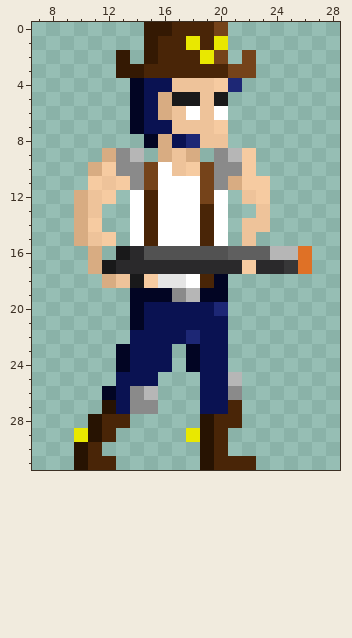
File history of a pixel-art sprite, assets/sprites/characters/coop/Shoot/0.png. That is the earlier state.
The file is 32x32 pixels. Colours within 5 levels of each other are drawn and written as one. Shown: x 7..28, y 0..31.
The same view after the edit:
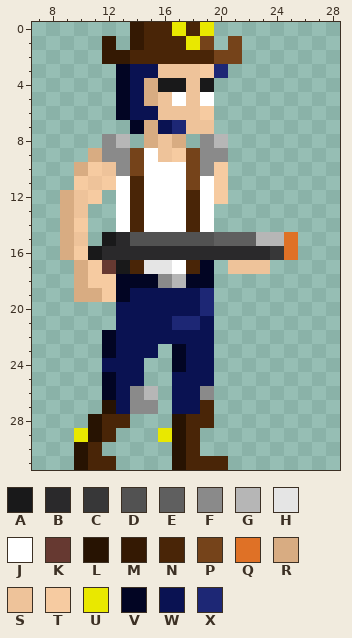
Palette (. is transparent): A #19191a  B #2a292b  C #373738  D #525252  E #5f5f5f  F #8a8a8a  G #b6b6b6  H #e5e5e5  J #ffffff  K #663931  L #271302  M #341903  N #492507  P #75431a  Q #df7126  R #d8ac82  S #eec39a  T #f6cba1  U #e9e800  V #020523  W #0a1252  X #1d2775
Changes in this commit:
Changed rows in their new state; - is an unchanged pixel.
first column x 9:
 0 -----MNNU-U.------
 1 ---M-MN---P.P-----
 2 ---M-NN---N-P.----
 3 ----VWWSSSTX..----
 4 ----VWRAA-A..-----
 5 ----VWRSJSJ.------
 6 ----VW-S-ST.------
 7 ------R-X--.------
 8 ---FG-RSR.FG------
 9 --RF-PJSTPF-..----
10 -RTS-PJ-JPFT..----
11 -TSTJNJ--PJT...---
12 RST.JNJ--NJT-..---
13 RS.-JNJ--NJ.--.---
14 RT.-JNJ--NJ.-..---
15 RS.ABDDDDDDEEEGGQ-
16 RTABB-BBBBBBBBBCQ.
17 -RTKANHHJNV.SSS...
18 -RTTVVVFGVV.------
19 -RRTVWWWWWX.------
20 ----WW----X.------
21 ----WW--XX-.------
22 ---VW----W-.------
23 ---VW--.VW-.------
24 ---WW-..VW-.------
25 ---V--.-WW-..-----
26 --------WWF..-----
27 --------WWN..-----
28 --------LNN..-----
29 -------ULN..------
30 --------LN..------
31 --------LNN-..----
Where, in picture pixels (left, top, right, bottom), the same in both pictures:
changed: (60, 22, 312, 470)
